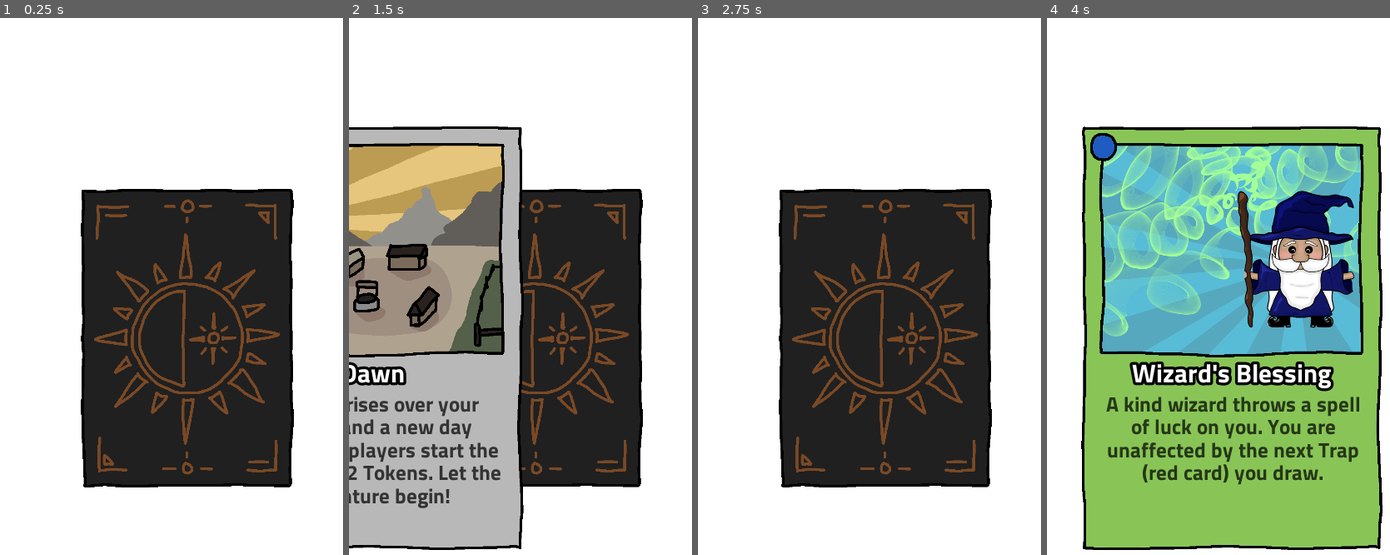
Above: before the commit, frames 1-4 (left to right).
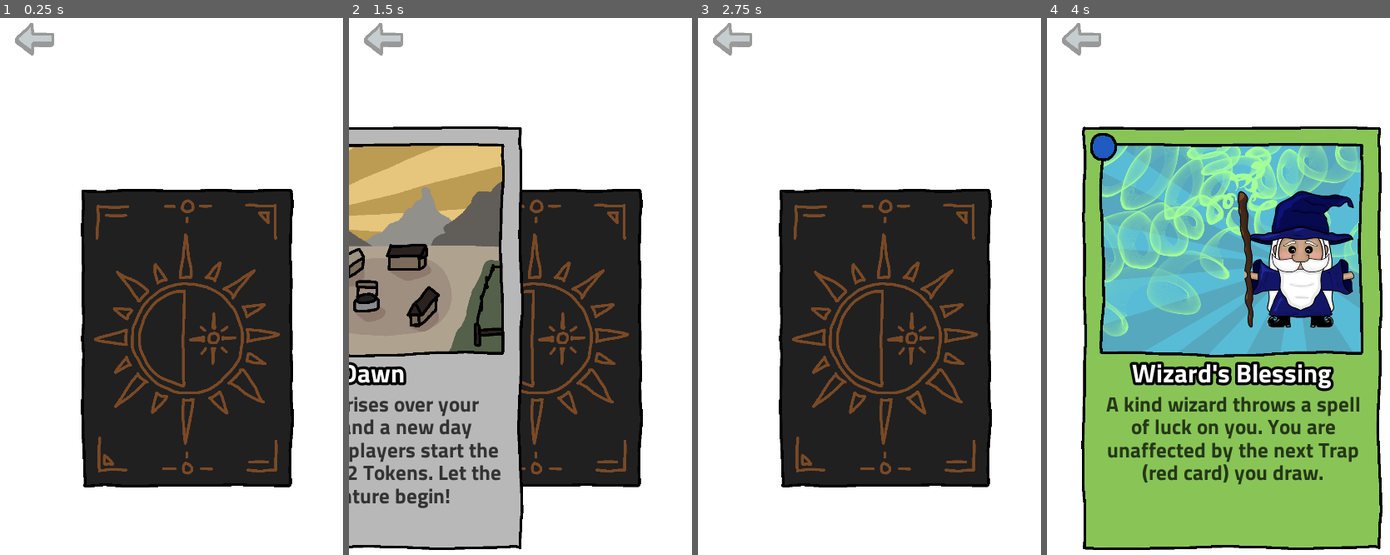
Above: after the commit, the same moments.

Repository: fredrikgson/TokenQuest
Game: Godot game, scene res://Scenes/Game.tscn
Two runs of this game, one before a commit and one after it. Both use one fixed random seed, a clock stepped at 60 frames per second and the inputs below.
Inputs (mouse positions are in pixels of both pictures, inside the frame that each line leads up to):
- Up to frame 1 (0.25 s): no input
- Up to frame 2 (1.5 s): tap Enter at 0.5 s; click (537, 340) at 0.67 s; click (537, 340) at 1.42 s
- Up to frame 3 (2.75 s): move the mouse to (924, 189) at 2.02 s; click (924, 189) at 2.17 s
- Up to frame 4 (4 s): tap Space at 2.75 s; move the mouse to (1215, 469) at 2.77 s; click (1215, 469) at 2.92 s; move the mouse to (1345, 436) at 3.52 s; click (1345, 436) at 3.67 s

The runs differ from the first frame. In frame 1, 0.4% of the frame differs, in the area x 4-16%, y 0-7%; in frame 2, 0.4%; in frame 3, 0.4%; in frame 4, 0.4%.

Commit message:
added main menu and how to play-page

Diff:
--- /dev/null
+++ b/Prefab/BackButton.tscn
@@ -0,0 +1,24 @@
+[gd_scene load_steps=4 format=2]
+
+[ext_resource path="res://Graphics/UI/icon_back.png" type="Texture" id=1]
+[ext_resource path="res://Scripts/BackButton.gd" type="Script" id=2]
+
+[sub_resource type="CircleShape2D" id=1]
+radius = 62.8378
+
+[node name="BackButton" type="Node2D"]
+script = ExtResource( 2 )
+
+[node name="Area2D" type="Area2D" parent="."]
+
+[node name="Sprite" type="Sprite" parent="Area2D"]
+texture = ExtResource( 1 )
+
+[node name="CollisionShape2D" type="CollisionShape2D" parent="Area2D"]
+shape = SubResource( 1 )
+
+[node name="Timer" type="Timer" parent="."]
+wait_time = 0.7
+one_shot = true
+[connection signal="input_event" from="Area2D" to="." method="_on_Area2D_input_event"]
+[connection signal="timeout" from="Timer" to="." method="_on_Timer_timeout"]
--- /dev/null
+++ b/Prefab/ChangeSceneButton.tscn
@@ -0,0 +1,40 @@
+[gd_scene load_steps=6 format=2]
+
+[ext_resource path="res://Font/TitilliumWeb-Bold.ttf" type="DynamicFontData" id=1]
+[ext_resource path="res://Graphics/UI/button.png" type="Texture" id=2]
+[ext_resource path="res://Scripts/ChangeSceneButton.gd" type="Script" id=3]
+
+[sub_resource type="CapsuleShape2D" id=1]
+radius = 122.809
+height = 485.43
+
+[sub_resource type="DynamicFont" id=2]
+size = 80
+outline_size = 7
+outline_color = Color( 0, 0, 0, 1 )
+font_data = ExtResource( 1 )
+
+[node name="ChangeSceneButton" type="Area2D"]
+script = ExtResource( 3 )
+
+[node name="Sprite" type="Sprite" parent="."]
+texture = ExtResource( 2 )
+
+[node name="CollisionShape2D" type="CollisionShape2D" parent="."]
+rotation = 1.5708
+shape = SubResource( 1 )
+
+[node name="Label" type="Label" parent="."]
+margin_left = -342.0
+margin_top = -122.0
+margin_right = 347.0
+margin_bottom = 92.0
+custom_fonts/font = SubResource( 2 )
+custom_colors/font_color = Color( 1, 1, 1, 1 )
+text = "Button"
+align = 1
+valign = 1
+__meta__ = {
+"_edit_use_anchors_": false
+}
+[connection signal="input_event" from="." to="." method="_on_PlayButton_input_event"]
--- a/Scenes/Game.tscn
+++ b/Scenes/Game.tscn
@@ -1,7 +1,8 @@
-[gd_scene load_steps=3 format=2]
+[gd_scene load_steps=4 format=2]
 
 [ext_resource path="res://Prefab/Deck.tscn" type="PackedScene" id=1]
 [ext_resource path="res://Scripts/CardHolder.gd" type="Script" id=2]
+[ext_resource path="res://Prefab/BackButton.tscn" type="PackedScene" id=3]
 
 [node name="Game" type="Node2D"]
 
@@ -11,3 +12,7 @@
 [node name="CardHolder" type="Node2D" parent="."]
 position = Vector2( 540, 960 )
 script = ExtResource( 2 )
+
+[node name="BackButton" parent="." instance=ExtResource( 3 )]
+position = Vector2( 100, 100 )
+require_double_tap = true
--- /dev/null
+++ b/Scenes/HowToPlay.tscn
@@ -0,0 +1,133 @@
+[gd_scene load_steps=9 format=2]
+
+[ext_resource path="res://Prefab/BackButton.tscn" type="PackedScene" id=1]
+[ext_resource path="res://Font/TitilliumWeb-Bold.ttf" type="DynamicFontData" id=2]
+[ext_resource path="res://Scripts/GoToURLButton.gd" type="Script" id=3]
+
+[sub_resource type="DynamicFont" id=1]
+size = 75
+outline_size = 8
+outline_color = Color( 0, 0, 0, 1 )
+font_data = ExtResource( 2 )
+
+[sub_resource type="DynamicFont" id=2]
+size = 60
+extra_spacing_bottom = -30
+font_data = ExtResource( 2 )
+
+[sub_resource type="DynamicFont" id=3]
+size = 50
+extra_spacing_bottom = -30
+font_data = ExtResource( 2 )
+
+[sub_resource type="DynamicFont" id=4]
+size = 50
+extra_spacing_bottom = -30
+font_data = ExtResource( 2 )
+
+[sub_resource type="RectangleShape2D" id=5]
+extents = Vector2( 292.402, 60.0533 )
+
+[node name="HowToPlay" type="Node2D"]
+
+[node name="BackButton" parent="." instance=ExtResource( 1 )]
+position = Vector2( 100, 100 )
+
+[node name="Header" type="Label" parent="."]
+anchor_right = 1.0
+anchor_bottom = 1.0
+margin_top = 126.0
+margin_right = 1080.0
+margin_bottom = 241.0
+custom_fonts/font = SubResource( 1 )
+custom_colors/font_color = Color( 1, 1, 1, 1 )
+text = "--- Setting up ---"
+align = 1
+__meta__ = {
+"_edit_use_anchors_": false
+}
+
+[node name="Text" type="Label" parent="."]
+anchor_right = 1.0
+anchor_bottom = 1.0
+margin_left = 64.0
+margin_top = 224.0
+margin_right = 1016.0
+margin_bottom = 481.0
+custom_fonts/font = SubResource( 2 )
+custom_colors/font_color = Color( 0, 0, 0, 0.721569 )
+text = "To play TokenQuest, you will need something to represent Tokens. Candy pieces are perfect, but any small objects work."
+autowrap = true
+__meta__ = {
+"_edit_use_anchors_": false
+}
+
+[node name="Header2" type="Label" parent="."]
+anchor_right = 1.0
+anchor_bottom = 1.0
+margin_top = 550.0
+margin_right = 1080.0
+margin_bottom = 665.0
+custom_fonts/font = SubResource( 1 )
+custom_colors/font_color = Color( 1, 1, 1, 1 )
+text = "--- How to play ---"
+align = 1
+__meta__ = {
+"_edit_use_anchors_": false
+}
+
+[node name="Text2" type="Label" parent="."]
+anchor_right = 1.0
+anchor_bottom = 1.0
+margin_left = 64.0
+margin_top = 648.0
+margin_right = 1016.0
+margin_bottom = 1490.0
+custom_fonts/font = SubResource( 2 )
+custom_colors/font_color = Color( 0, 0, 0, 0.721569 )
+text = "Seat all players around the smartphone running TokenQuest. Decide who will take the first turn.
+
+The player begins their turn by drawing a card from the deck. The player reads the card text out loud, and proceeds to follow the card's instructions. When the card is resolved, the turn passes to the next player in a clockwise order. Keep doing this until the last card is drawn!"
+autowrap = true
+__meta__ = {
+"_edit_use_anchors_": false
+}
+
+[node name="formoredet" type="Label" parent="."]
+anchor_right = 1.0
+anchor_bottom = 1.0
+margin_left = 64.0
+margin_top = 1616.0
+margin_right = 1016.0
+margin_bottom = 1663.0
+custom_fonts/font = SubResource( 3 )
+custom_colors/font_color = Color( 0, 0, 0, 0.447059 )
+text = "For more detailed instructions, please visit:"
+align = 1
+autowrap = true
+__meta__ = {
+"_edit_use_anchors_": false
+}
+
+[node name="GoToGitHub" type="Area2D" parent="."]
+position = Vector2( 540, 1708 )
+script = ExtResource( 3 )
+
+[node name="Label" type="Label" parent="GoToGitHub"]
+margin_left = -323.23
+margin_top = -36.5706
+margin_right = 322.77
+margin_bottom = 25.4294
+custom_fonts/font = SubResource( 4 )
+custom_colors/font_color = Color( 0.137255, 0.352941, 0.560784, 0.776471 )
+text = "TokenQuest GitHub page
+(opens in browser)"
+align = 1
+__meta__ = {
+"_edit_use_anchors_": false
+}
+
+[node name="CollisionShape2D" type="CollisionShape2D" parent="GoToGitHub"]
+position = Vector2( 0, 30 )
+shape = SubResource( 5 )
+[connection signal="input_event" from="GoToGitHub" to="GoToGitHub" method="_on_GoToGitHub_input_event"]
--- /dev/null
+++ b/Scenes/MainMenu.tscn
@@ -0,0 +1,22 @@
+[gd_scene load_steps=4 format=2]
+
+[ext_resource path="res://Graphics/token_quest_logo.png" type="Texture" id=1]
+[ext_resource path="res://Prefab/ChangeSceneButton.tscn" type="PackedScene" id=2]
+[ext_resource path="res://Scripts/MainMenu.gd" type="Script" id=4]
+
+[node name="MainMenu" type="Node2D"]
+script = ExtResource( 4 )
+
+[node name="GameLogo" type="Sprite" parent="."]
+position = Vector2( 540, 640 )
+texture = ExtResource( 1 )
+
+[node name="PlayButton" parent="." instance=ExtResource( 2 )]
+position = Vector2( 540, 1200 )
+button_text = "New Game"
+target_scene = "res://Scenes/Game.tscn"
+
+[node name="RulesButton" parent="." instance=ExtResource( 2 )]
+position = Vector2( 540, 1484 )
+button_text = "How To Play"
+target_scene = "res://Scenes/HowToPlay.tscn"
--- /dev/null
+++ b/Scripts/BackButton.gd
@@ -0,0 +1,36 @@
+extends Node2D
+
+export(String) var target_scene_path = "res://Scenes/MainMenu.tscn"
+export(bool) var require_double_tap = false
+
+# when true, button will have no effect
+var block_redirect = false
+onready var timer = $Timer
+
+func _ready():
+
+	# if require_double_tap is checked
+	# the back button will need two taps in order to redirect
+	# this is a measure to prevent accidental tapping when in game
+	if require_double_tap:
+
+		block_redirect = true
+		# make arrow transparent by default to indicate that it won't redirect
+		$Area2D/Sprite.self_modulate.a = 0.4
+
+# handle tap on back button
+func _on_Area2D_input_event(viewport, event, shape_idx):
+	if event is InputEventMouseButton and event.pressed:
+
+		if !block_redirect:
+			get_tree().change_scene(target_scene_path)
+		else:
+			# make button active for a short time
+			block_redirect = false
+			$Area2D/Sprite.self_modulate.a = 1
+			timer.start()
+
+
+func _on_Timer_timeout():
+	block_redirect = true
+	$Area2D/Sprite.self_modulate.a = 0.4
--- a/Scripts/CardHolder.gd
+++ b/Scripts/CardHolder.gd
@@ -1,3 +1,13 @@
 extends Node2D
 
 ### CARD HOLDER is the node that holds the current card as child
+
+func _ready():
+
+	## align to center of screen
+	## to make sure card is vertically centered no matter the device dimension
+	align_vertically(get_viewport_rect().size.y)
+
+
+func align_vertically(window_height):
+	self.position.y = window_height / 2
--- /dev/null
+++ b/Scripts/ChangeSceneButton.gd
@@ -0,0 +1,11 @@
+extends Area2D
+
+export(String) var button_text = "Button"
+export(String) var target_scene = "res://Scenes/MainMenu.tscn"
+
+func _ready():
+	$Label.text = button_text
+
+func _on_PlayButton_input_event(viewport, event, shape_idx):
+	if event is InputEventMouseButton and event.pressed:
+		get_tree().change_scene(target_scene)
--- a/Scripts/Deck.gd
+++ b/Scripts/Deck.gd
@@ -16,6 +16,11 @@
 const LEGENDARY_CARDS:int = 2
 
 func _ready():
+
+	# center the deck vertically
+	# defeats a problem where the deck
+	# would show up att different heights depending on the device
+	align_deck_vertically(get_viewport_rect().size.y)
 
 	## this is the algorithm that builds a pseudo-random deck
 	## first, get all Card resource files from the Cards folder
@@ -156,3 +161,8 @@
 		if i.card_rarity == i.CardRarities.SUPERLEGENDARY:
 			superlegendaries.append(i)
 	return superlegendaries
+
+
+
+func align_deck_vertically(window_height):
+	self.position.y = window_height / 2
--- /dev/null
+++ b/Scripts/GoToURLButton.gd
@@ -0,0 +1,7 @@
+extends Area2D
+
+export(String) var url = "https://github.com/fredrikgson/TokenQuest"
+
+func _on_GoToGitHub_input_event(viewport, event, shape_idx):
+	if event is InputEventMouseButton and event.pressed:
+		OS.shell_open(url)
--- /dev/null
+++ b/Scripts/MainMenu.gd
@@ -0,0 +1,8 @@
+extends Node2D
+
+var game_scene = preload("res://Scenes/Game.tscn")
+
+## handle tap on PlayButton
+func _on_PlayButton_input_event(viewport, event, shape_idx):
+	if event is InputEventMouseButton and event.pressed:
+		get_tree().change_scene("res://Scenes/Game.tscn")
Binary file added: Graphics/UI/button.png
Not shown, added: Graphics/UI/button.png.import
Binary file added: Graphics/UI/icon_back.png
Not shown, added: Graphics/UI/icon_back.png.import
Binary file added: Graphics/UI/icon_settings.png
Not shown, added: Graphics/UI/icon_settings.png.import
Binary file added: Graphics/token_quest_logo.png
Not shown, added: Graphics/token_quest_logo.png.import
